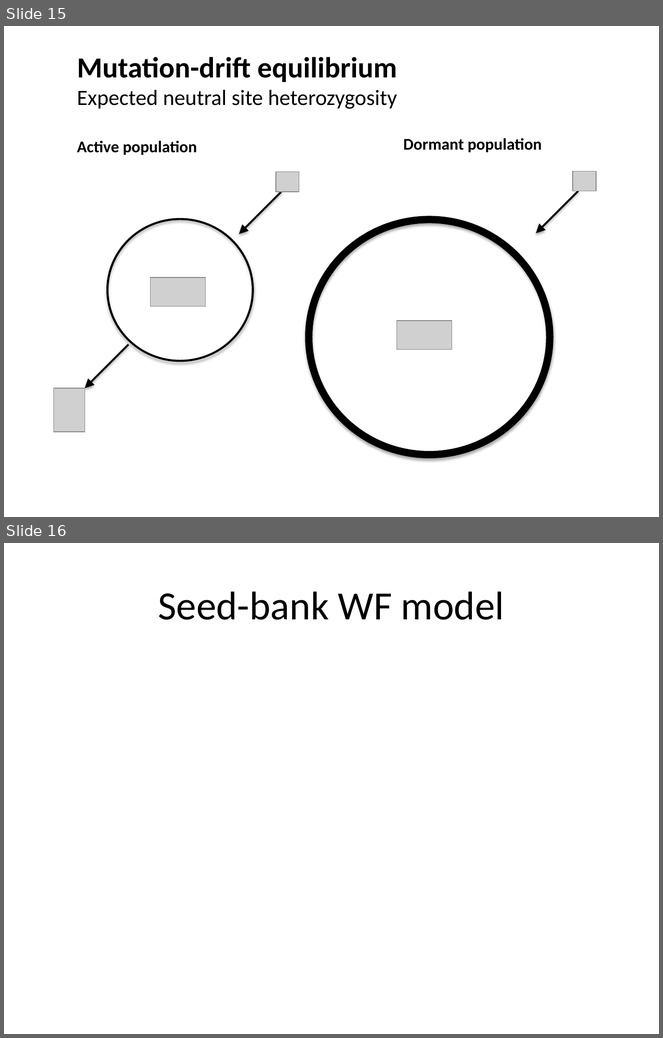
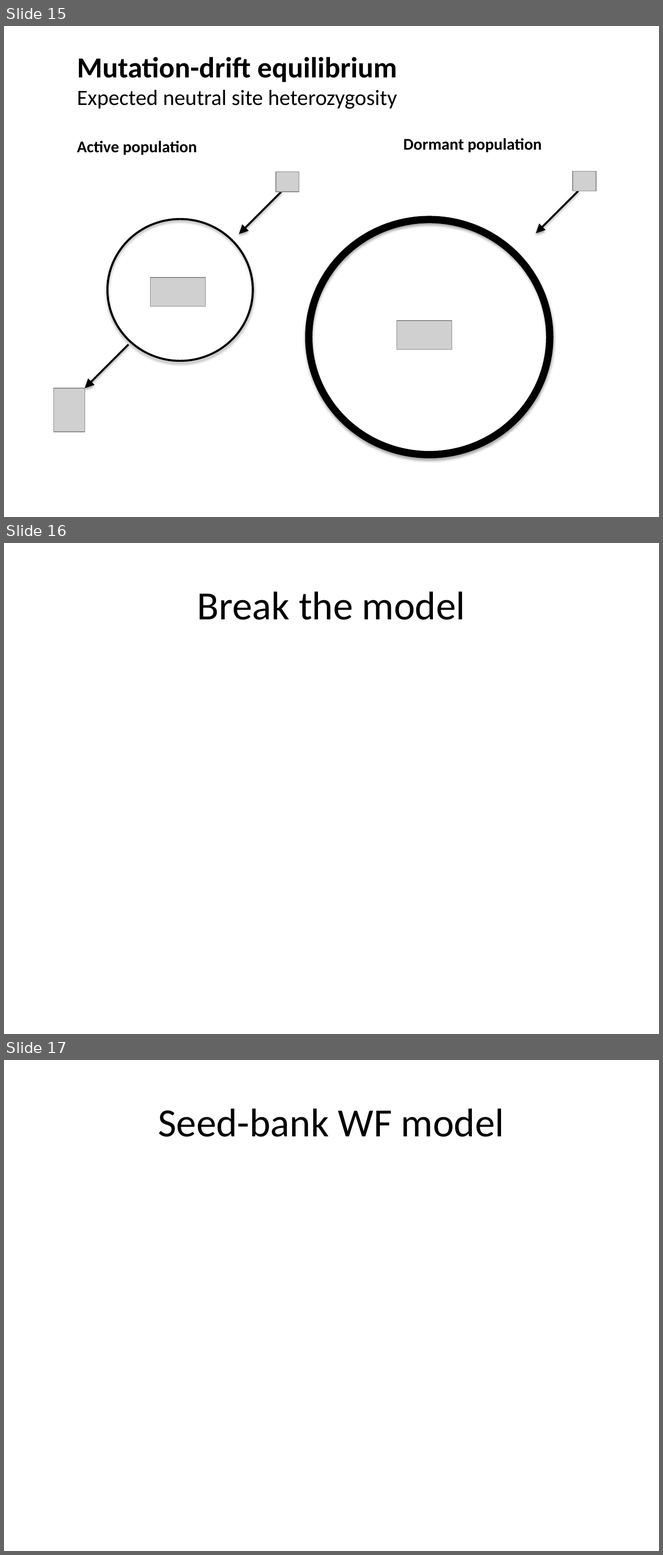
Before and after one commit to MURI2/Task2, a slide deck: SeedBanks/Talks/FallLabTalk.pptx. Shown one above the other, each under a label of ours: slides 15 and 16 before the commit, slides 15, 16 and 17 after it. The pictures are 663x1038 and 663x1555 pixels, drawn with LibreOffice and Linux fonts; fonts in the diff are those of the drawing; grey boxes stand for pictures; background and template pictures are left out. Boxes give left, top, right and bottom in pixels: in the first picture for what was removed or moved away, otherwise in the second. Text is boxed around its words. In the diff, an @@ line names an element or a change of style, - is before the commit and + after.

```diff
--- a/SeedBanks/Talks/FallLabTalk.pptx
+++ b/SeedBanks/Talks/FallLabTalk.pptx
@@ slide 16 added at (4, 543, 659, 1034), background #FFFFFF @@
@@ title added at (197, 591, 465, 620), 44 pt, text #000000 @@
+Break the model
@@ what was slide 16 is now slide 17 @@
```
Also in this commit, not shown: 1 slide changed, 13 other files.
